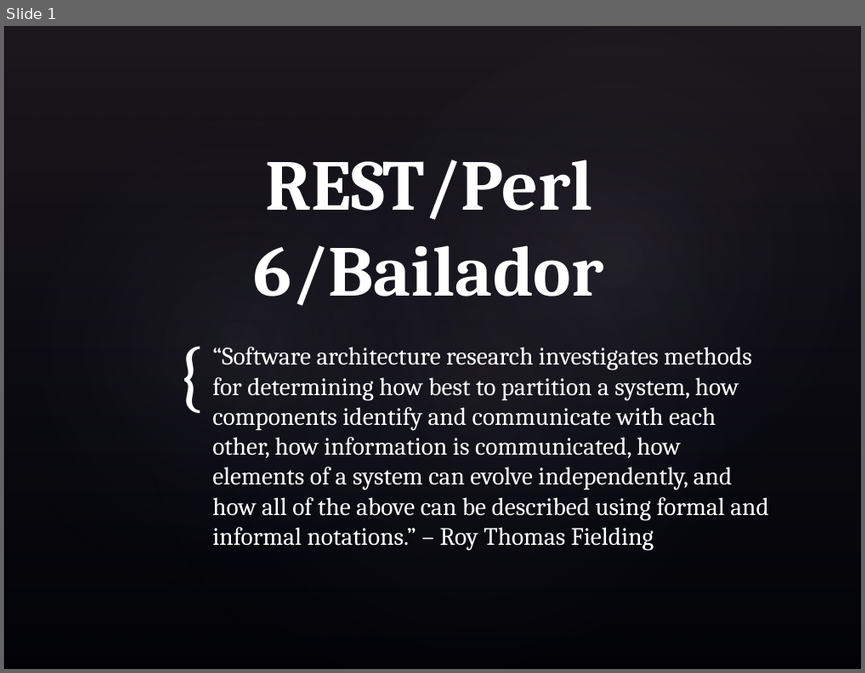
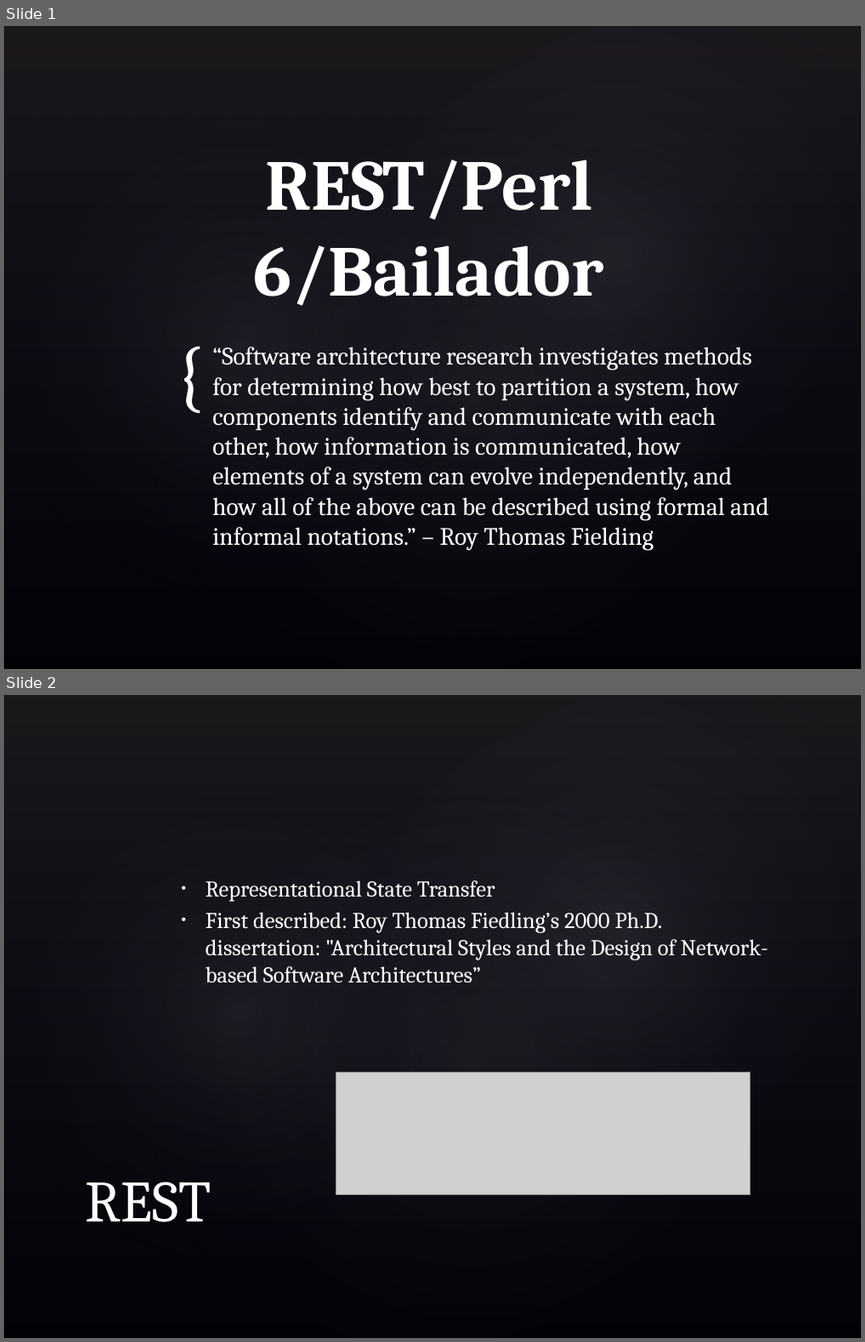
Before and after one commit to skeletonkey/Perl6_REST, a slide deck: docs/Perl6_REST.pptx. Shown one above the other, each under a label of ours: slide 1 before the commit, slides 1 and 2 after it. The pictures are 865x673 and 865x1342 pixels, drawn with LibreOffice and Linux fonts; fonts in the diff are those of the drawing; grey boxes stand for pictures; background and template pictures are left out. Boxes give left, top, right and bottom in pixels: in the first picture for what was removed or moved away, otherwise in the second. Text is boxed around its words. In the diff, an @@ line names an element or a change of style, - is before the commit and + after.

```diff
--- a/docs/Perl6_REST.pptx
+++ b/docs/Perl6_REST.pptx
@@ slide 2 added at (4,695,861,1338), background picture (left out); not listed: 4 template elements that a slide beside it also shows @@
@@ text added at (205,880,768,983), 19 pt, text #FFFFFF @@
+  • Representational State Transfer
+  • First described: Roy Thomas Fiedling’s 2000 Ph.D. dissertation: "Architectural Styles and the Design of Network-based Software Architectures”
@@ picture added at (336,1072,749,1195) @@
@@ title added at (86,1181,211,1222), 49 pt, text #FFFFFF @@
+REST
```
Also in this commit, not shown: 1 slide changed, 13 other slides added.
